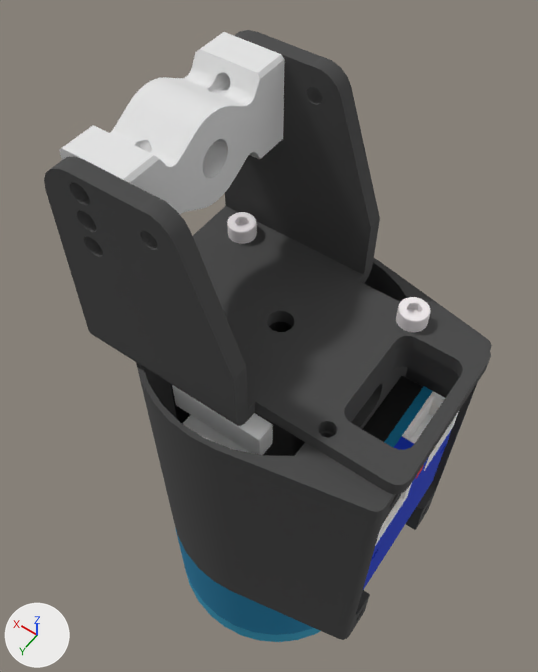
One commit to the COLLADA model aero_description/typeF/meshes/aero_upper_meshes/NECK_LINK1_mesh.dae: the scene before it, then after it.
The view is the same before and after, from a camera (50 mm lens) standing at (-0.0375, 0.0553, 0.1636) and looking at (0.0073, -0.0074, 0.0649). Every picture has the same lights, and +X, +Y and +Z are marked at lower left. Where no turn or scale is listed for an object, it has been applied to the vertices.

Names of what the first picture shows: 'サーフェス1', 'サーフェス1_ncl1_1', 'サーフェス1_ncl1_2', 'サーフェス1_ncl1_4', 'サーフェス1_ncl1_5'.
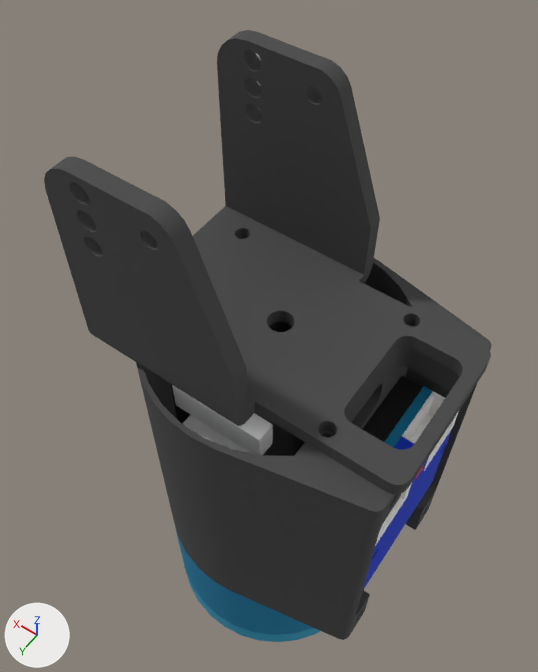
Where the change shows, as pixel boxes (x1, y1, x2, y2) in the pictures (538 x 672 px):
'サーフェス1_ncl1_1', deleted
    before: (59, 32, 285, 215)
'サーフェス1_ncl1_4', deleted
    before: (396, 297, 431, 332)
'サーフェス1_ncl1_5', deleted
    before: (227, 212, 257, 244)

What the commit changed:
Object 'サーフェス1_ncl1_1' (ob_サーフェス1_ncl1_1) is deleted.
Object 'サーフェス1_ncl1_4' (ob_サーフェス1_ncl1_4) is deleted.
Object 'サーフェス1_ncl1_5' (ob_サーフェス1_ncl1_5) is deleted.
